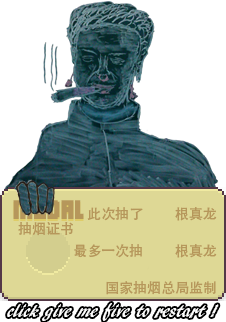
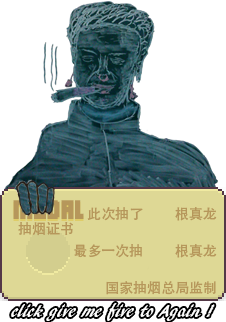
Layered file, before and after one edit (w=226, h=322). Changes by layer:
renamed "click give me five to restart !" to "click give me five to Again !", painted on it over left=7, top=303, right=219, bottom=321
